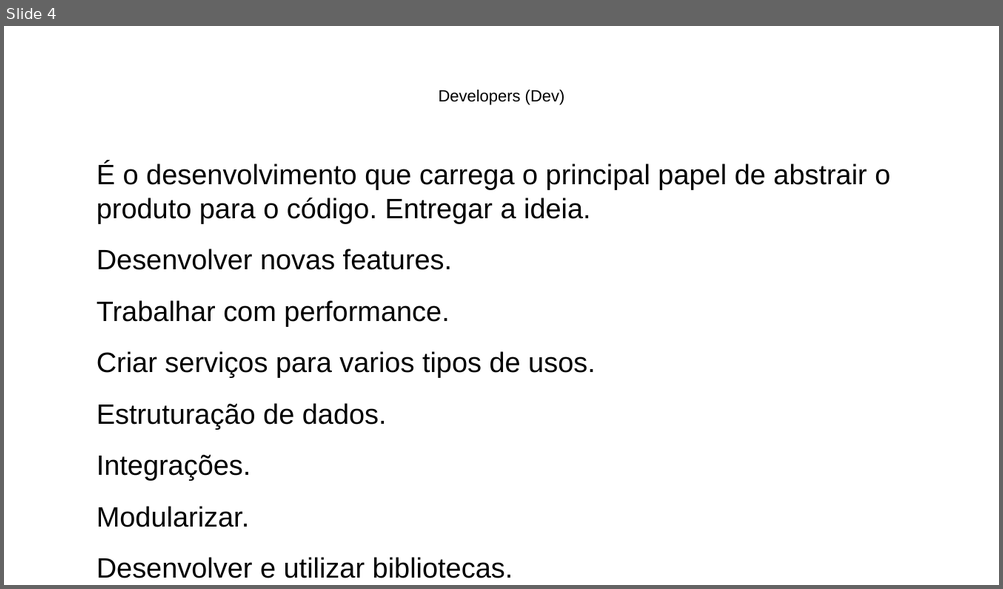
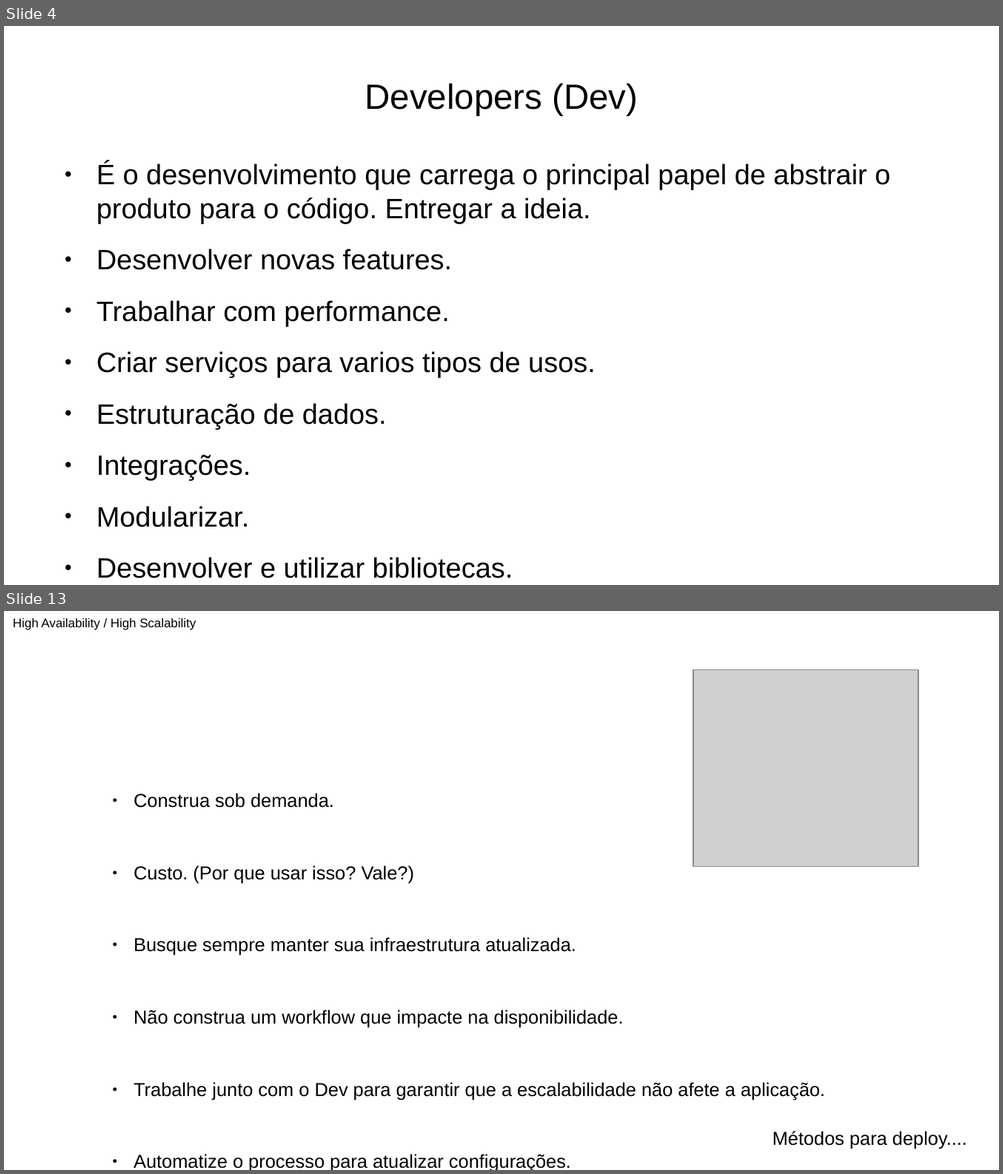
Before and after one commit to ramonesc3po/workshop-devops, a slide deck: workshop_devops.odp. Shown one above the other, each under a label of ours: slide 4 before the commit, slides 4 and 13 after it; the slides between them are not shown. The pictures are 1003x589 and 1003x1174 pixels, drawn with LibreOffice and Linux fonts; fonts in the diff are those of the drawing; grey boxes stand for pictures. Boxes give left, top, right and bottom in pixels: in the first picture for what was removed or moved away, otherwise in the second. Text is boxed around its words. In the diff, an @@ line names an element or a change of style, - is before the commit and + after.

```diff
--- a/workshop_devops.odp
+++ b/workshop_devops.odp
@@ slide 13 added at bbox=[4, 611, 999, 1170], background #FFFFFF @@
@@ text added at bbox=[13, 618, 196, 630], 10 pt, text #000000 @@
+High Availability / High Scalability
@@ picture added at bbox=[694, 669, 918, 866] @@
@@ text added at bbox=[134, 793, 825, 1170], 15 pt, text #000000 @@
+● Construa sob demanda.
+● Custo. (Por que usar isso? Vale?)
+● Busque sempre manter sua infraestrutura atualizada.
+● Não construa um workflow que impacte na disponibilidade.
+● Trabalhe junto com o Dev para garantir que a escalabilidade não afete a aplicação.
+● Automatize o processo para atualizar configurações.
@@ text added at bbox=[772, 1131, 967, 1150], 15 pt, text #000000 @@
+Métodos para deploy....
@@ slide 4 changed as well @@
@@ title "Developers (Dev)" at bbox=[365, 83, 637, 116]: size 13 to 28 pt @@
@@ text "É o desenvolvimento que carrega ..." at bbox=[96, 162, 890, 579]: bullet none to ● @@
```
Also in this commit, not shown: 5 other slides changed, 10 other slides added, 4 slides removed.
